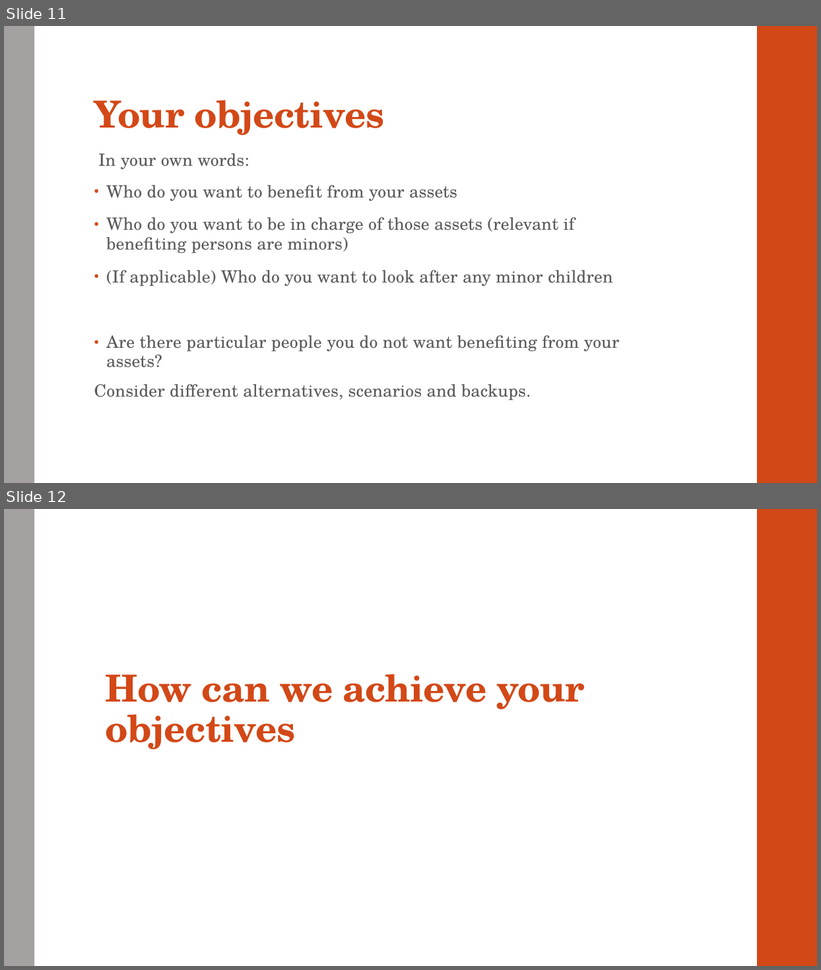
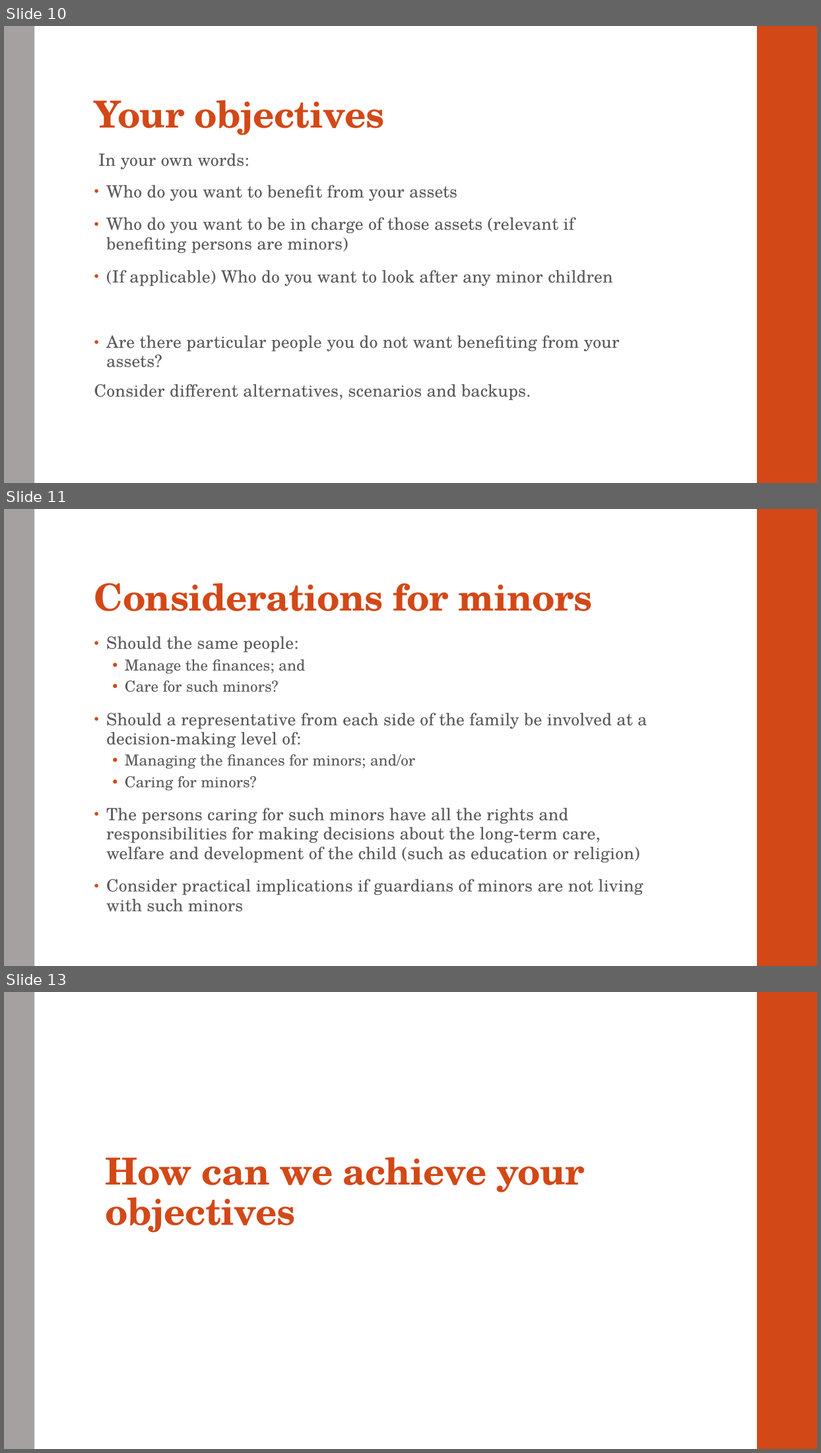
Before and after one commit to dariuschats/dariuschats.github.io, a slide deck: downloadables/other/Estate planning/Estate Planning Meeting Slides.pptx. Shown one above the other, each under a label of ours: slides 11 and 12 before the commit, slides 10, 11 and 13 after it; the slides between them are not shown. The pictures are 821x970 and 821x1453 pixels, drawn with LibreOffice and Linux fonts; fonts in the diff are those of the drawing. Boxes give left, top, right and bottom in pixels: in the first picture for what was removed or moved away, otherwise in the second. Text is boxed around its words. In the diff, an @@ line names an element or a change of style, - is before the commit and + after.

```diff
--- a/downloadables/other/Estate planning/Estate Planning Meeting Slides.pptx
+++ b/downloadables/other/Estate planning/Estate Planning Meeting Slides.pptx
@@ slide 11 added at box(4, 509, 817, 966), background #FFFFFF; not listed: 2 template elements that a slide beside it also shows @@
@@ title added at box(94, 583, 593, 611), 44 pt, text #D34817, bold @@
+Considerations for minors
@@ text added at box(106, 636, 647, 912), 20 pt, text #595959 @@
+• Should the same people:
+  • Manage the finances; and
+  • Care for such minors?
+• Should a representative from each side of the family be involved at a decision-making level of:
+  • Managing the finances for minors; and/or
+  • Caring for minors?
+• The persons caring for such minors have all the rights and responsibilities for making decisions about the long-term care, welfare and development of the child (such as education or religion)
+• Consider practical implications if guardians of minors are not living with such minors
@@ what was slide 11 is now slide 10 @@
@@ what was slide 12 is now slide 13 @@
```
Also in this commit, not shown: 4 slides changed, 3 other slides added, 2 slides removed, 1 other file.
